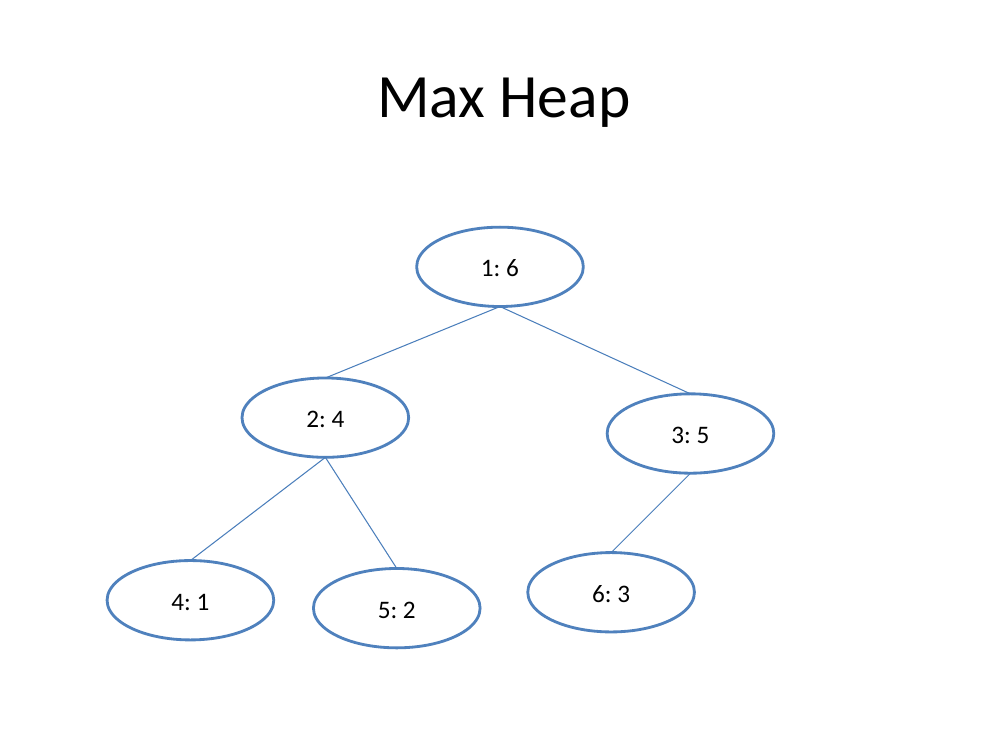
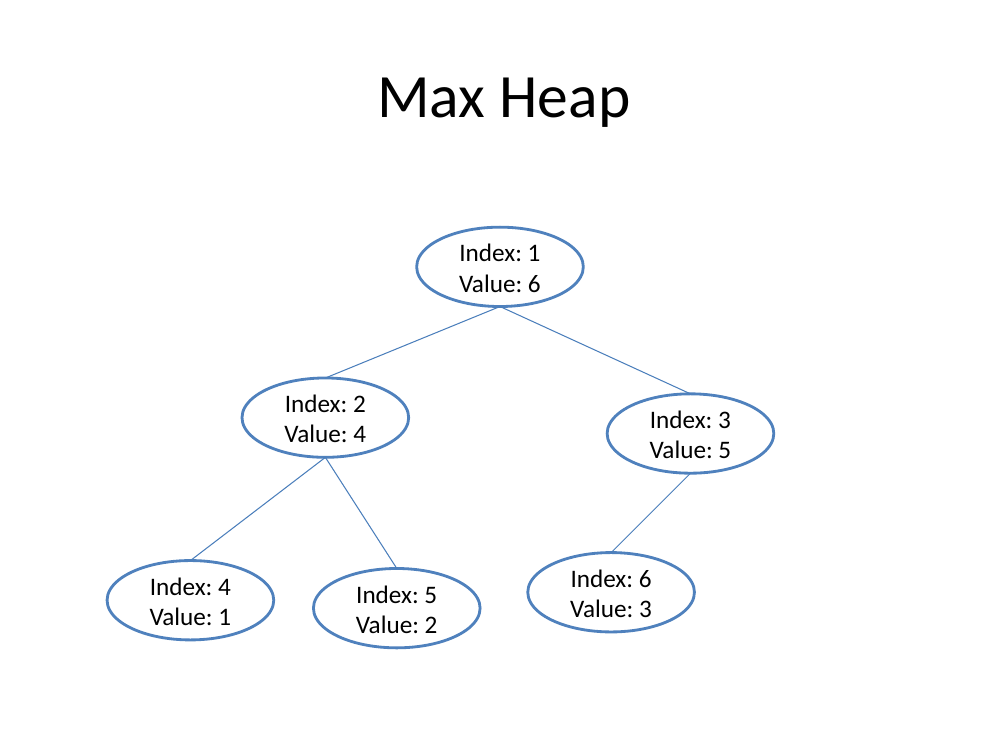
Before and after one commit to tushushu/imylu, a slide deck: slide 2 of docs_cn/tree_pictures.pptx. Drawn at 1008x756 pixels with LibreOffice and Linux fonts; fonts in the diff are those of the drawing. Boxes give left, top, right and bottom in pixels: in the first picture for what was removed or moved away, otherwise in the second. Text is boxed around its words. In the diff, an @@ line names an element or a change of style, - is before the commit and + after.

Commit message:
max heap pictures

```diff
--- a/docs_cn/tree_pictures.pptx
+++ b/docs_cn/tree_pictures.pptx
@@ text in ellipse at (459, 243, 541, 292): text changed @@
-1: 6
+Index: 1
+Value: 6
@@ text in ellipse at (284, 394, 366, 443): text changed @@
-2: 4
+Index: 2
+Value: 4
@@ text in ellipse at (650, 410, 731, 458): text changed @@
-3: 5
+Index: 3
+Value: 5
@@ text in ellipse at (570, 569, 652, 618): text changed @@
-6: 3
+Index: 6
+Value: 3
@@ text in ellipse at (150, 577, 231, 626): text changed @@
-4: 1
+Index: 4
+Value: 1
@@ text in ellipse at (356, 585, 438, 633): text changed @@
-5: 2
+Index: 5
+Value: 2
```
